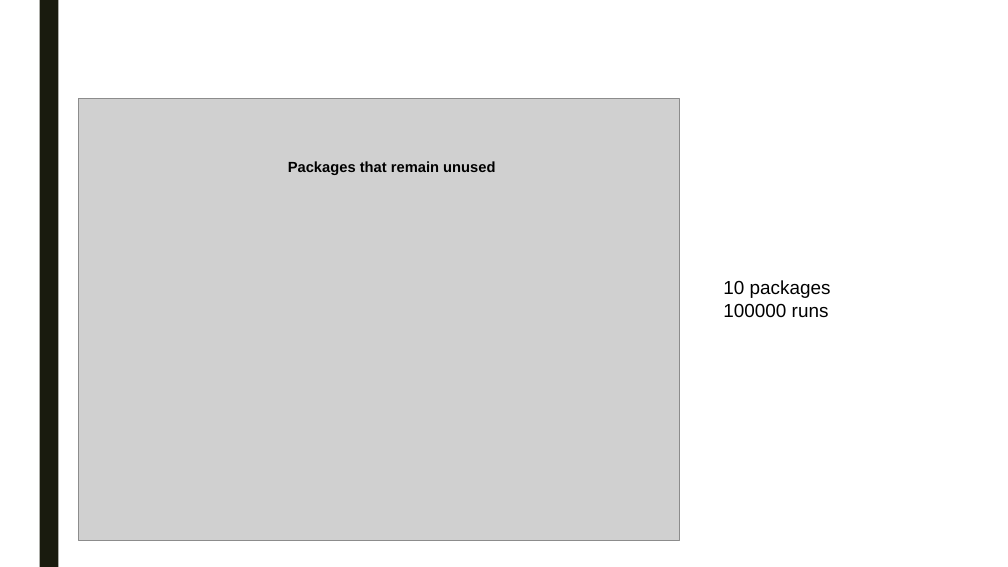
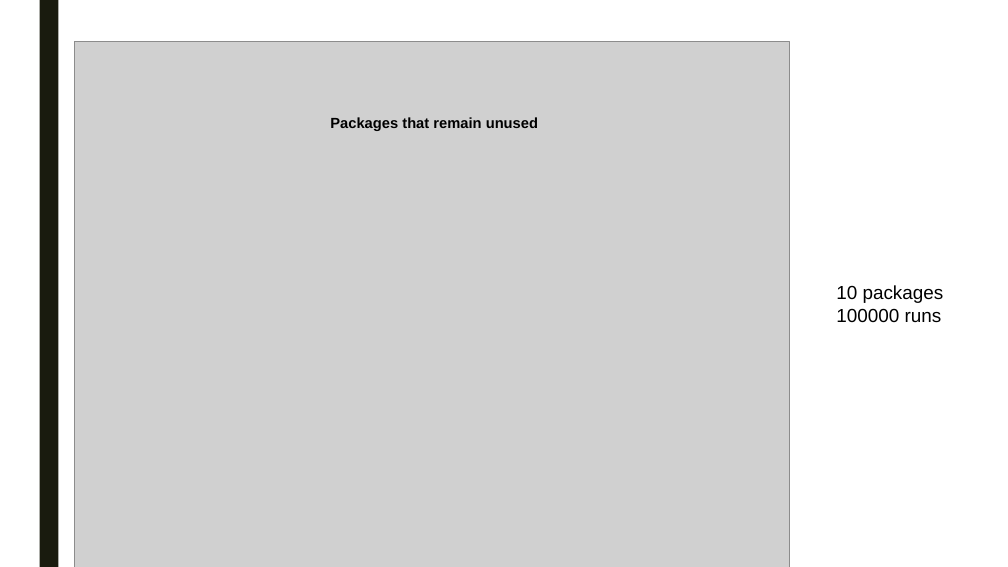
Before and after one commit to swengeler/PP3, a slide deck: slide 18 of Report, presentation and related stuff/Knapsack_problem.pptx. Drawn at 1008x567 pixels with LibreOffice and Linux fonts; fonts in the diff are those of the drawing; grey boxes stand for pictures. Boxes give left, top, right and bottom in pixels: in the first picture for what was removed or moved away, otherwise in the second. Text is boxed around its words. In the diff, an @@ line names an element or a change of style, - is before the commit and + after.

```diff
--- a/Report, presentation and related stuff/Knapsack_problem.pptx
+++ b/Report, presentation and related stuff/Knapsack_problem.pptx
@@ picture: place and size @@
-picture at bbox=[79, 98, 680, 540]
+picture at bbox=[74, 42, 789, 567]
@@ text "Packages that remain unused": place and size @@
-text "Packages that remain unused" at bbox=[288, 161, 495, 175]
+text "Packages that remain unused" at bbox=[330, 117, 538, 131]
@@ text "10 packages": place and size @@
-text "10 packages" at bbox=[723, 280, 831, 318]
+text "10 packages" at bbox=[836, 285, 944, 323]
```
Also in this commit, not shown: 5 other slides changed.
